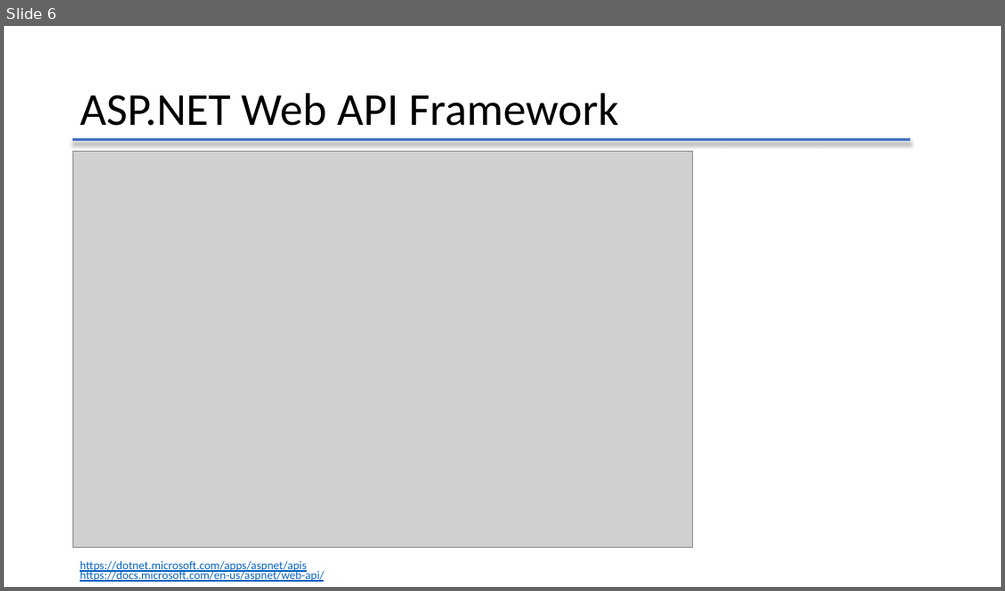
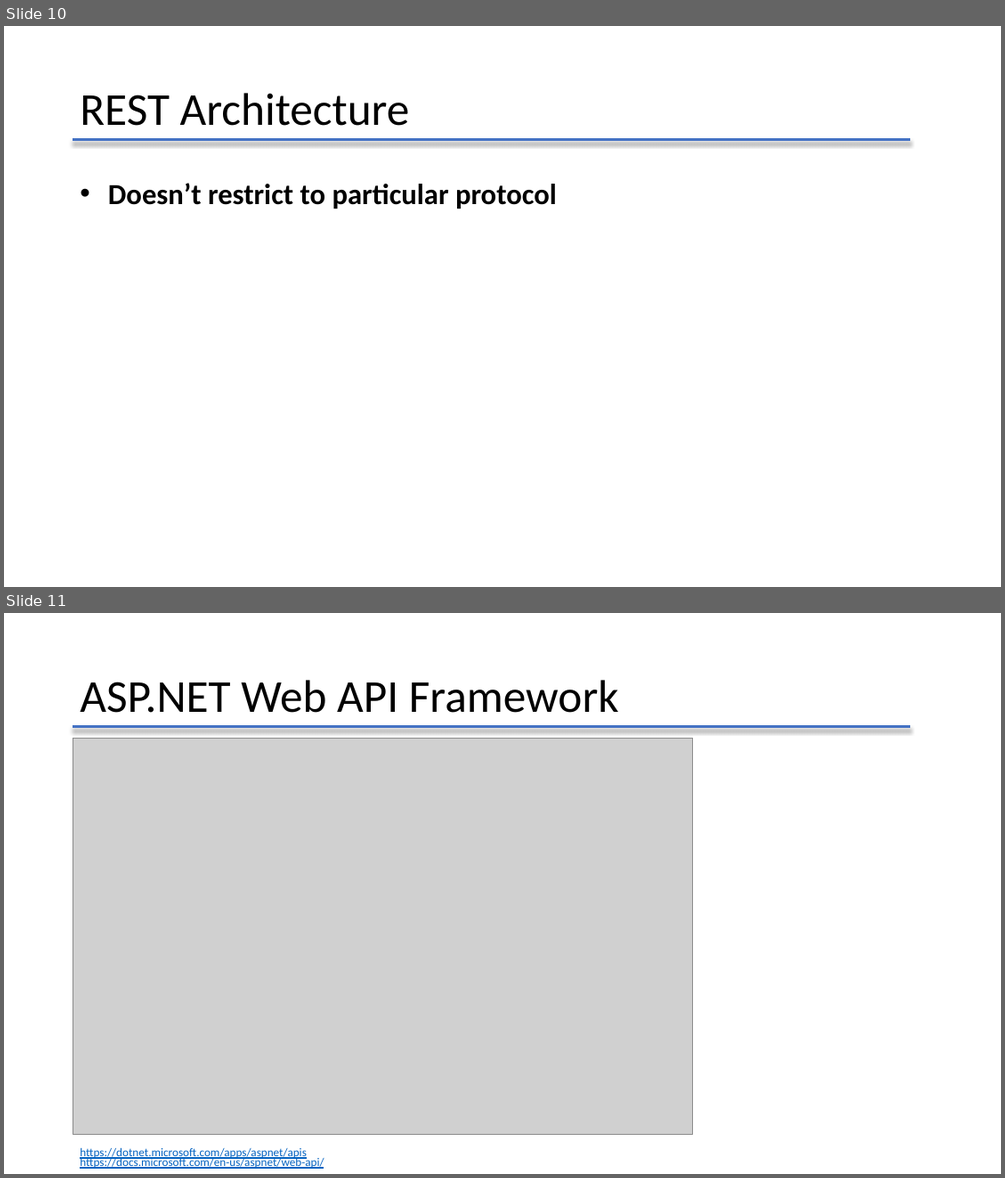
Before and after one commit to lbwxly/Todo, a slide deck: RestApiIntroduction.pptx. Shown one above the other, each under a label of ours: slide 6 before the commit, slides 10 and 11 after it. The pictures are 1005x591 and 1005x1178 pixels, drawn with LibreOffice and Linux fonts; fonts in the diff are those of the drawing; grey boxes stand for pictures. Boxes give left, top, right and bottom in pixels: in the first picture for what was removed or moved away, otherwise in the second. Text is boxed around its words. In the diff, an @@ line names an element or a change of style, - is before the commit and + after.

```diff
--- a/RestApiIntroduction.pptx
+++ b/RestApiIntroduction.pptx
@@ slide 10 added at (4,26,1001,587), background #FFFFFF @@
@@ title added at (80,93,410,126), 44 pt, text #000000 @@
+REST Architecture
@@ line added from (73, 140) to (910, 140), #4472C4 2.25 pt @@
@@ text added at (108,183,557,208), 28 pt, text #000000, bold @@
+• Doesn’t restrict to particular protocol
@@ what was slide 6 is now slide 11 @@
```
Also in this commit, not shown: 6 slides changed, 5 other slides added, 6 other files.
